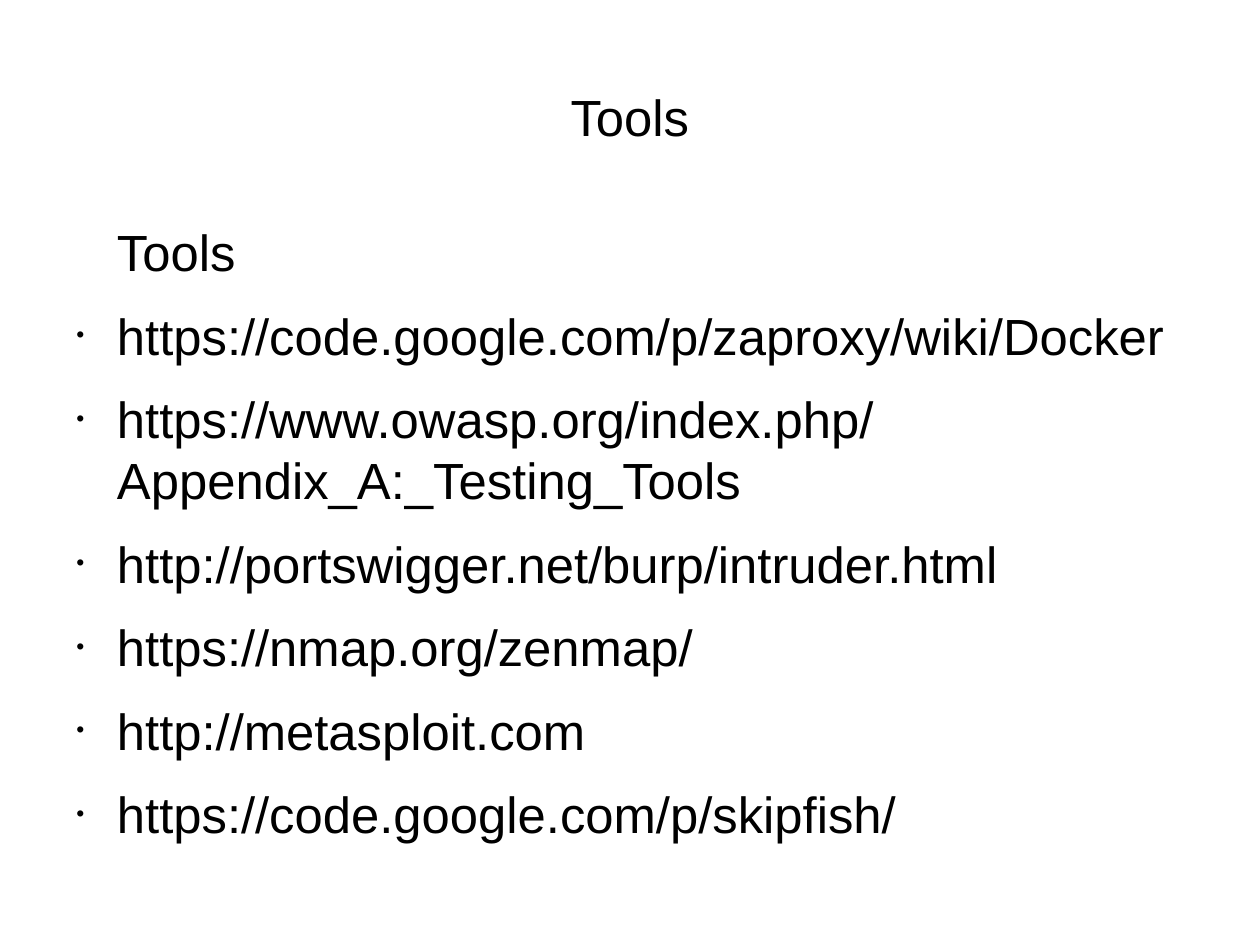
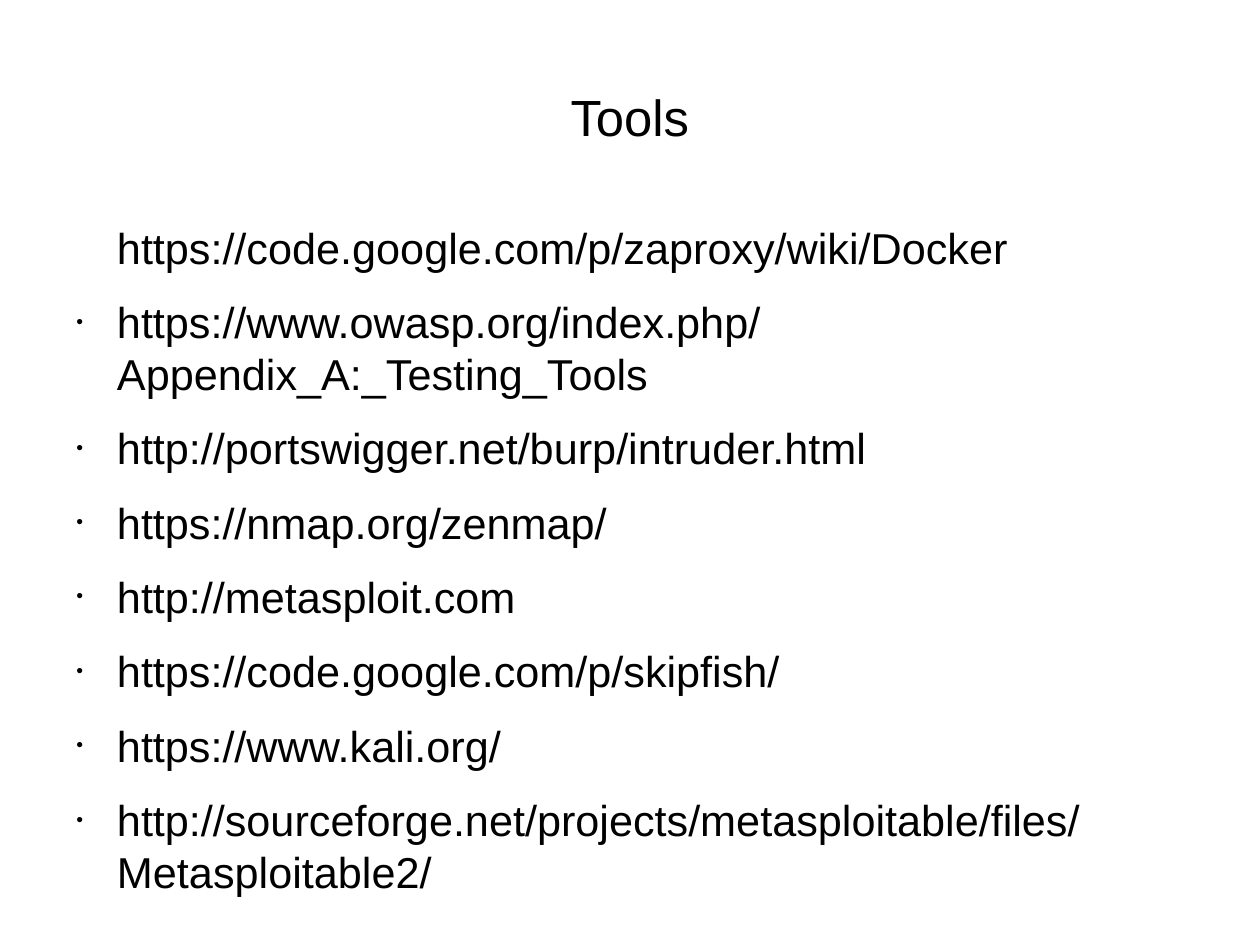
Before and after one commit to Whimsical-Doodles/presentations, a slide deck: slide 10 of scurty_script.odp (slide 9 before the commit). Drawn at 1260x945 pixels with LibreOffice and Linux fonts; fonts in the diff are those of the drawing. Boxes give left, top, right and bottom in pixels: in the first picture for what was removed or moved away, otherwise in the second. Text is boxed around its words. In the diff, an @@ line names an element or a change of style, - is before the commit and + after.

```diff
--- a/scurty_script.odp
+++ b/scurty_script.odp
@@ text at [117,234,236,272]: paragraph removed @@
-Tools
@@ text at [117,232,1007,696]: size 32 to 27.2 pt in "https://code.google.com/p/zaproxy/wiki/Docker", "https://www.owasp.org/index.php/Appendix_A:_Testing_Tools", "http://portswigger.net/burp/intruder.html", "https://nmap.org/zenmap/" and 2 more places; bullet • to none @@
@@ text at [117,730,1080,896]: paragraphs added @@
+• https://www.kali.org/
+• http://sourceforge.net/projects/metasploitable/files/Metasploitable2/
```
Also in this commit, not shown: 3 other slides changed, 2 slides added, 9 other files.
